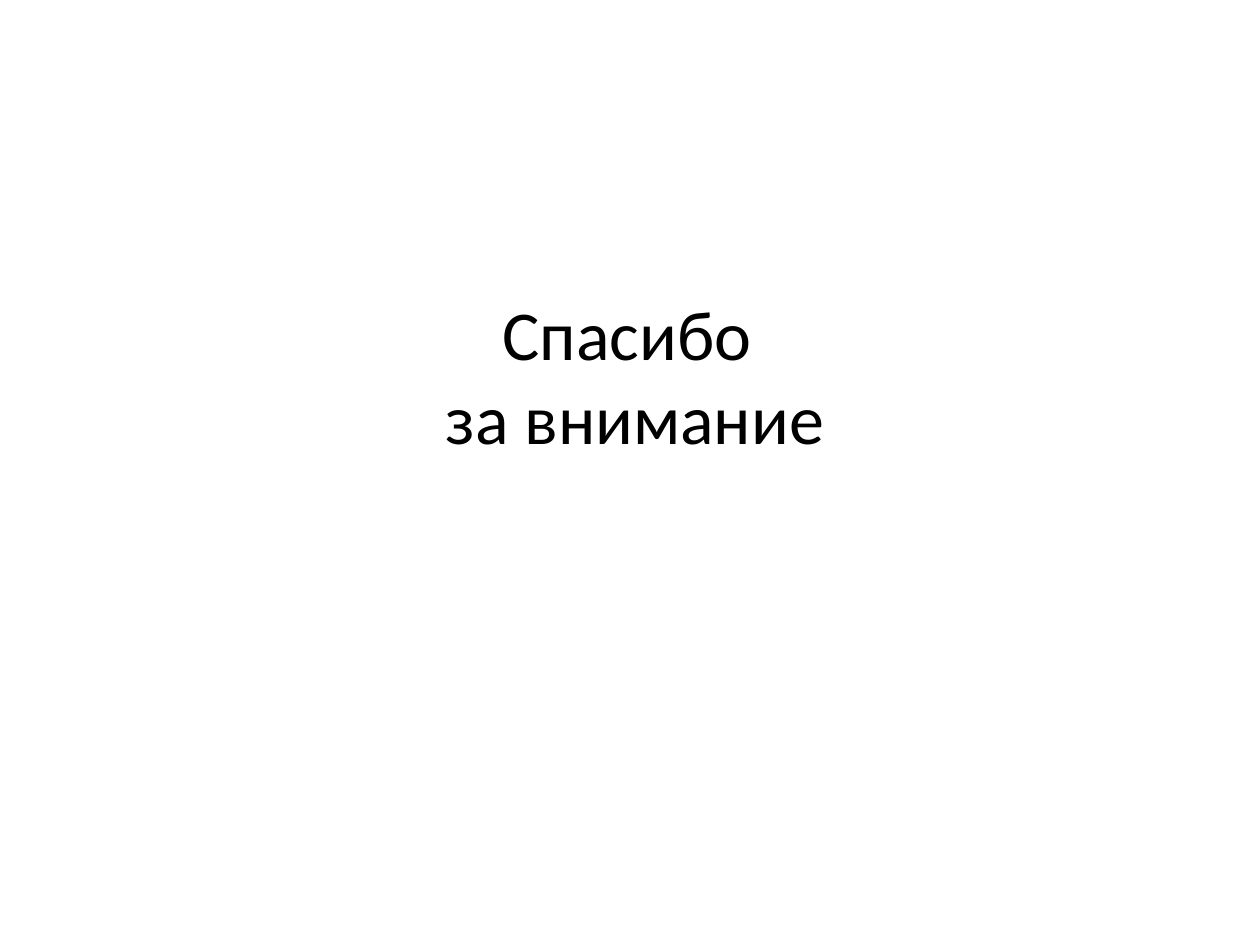
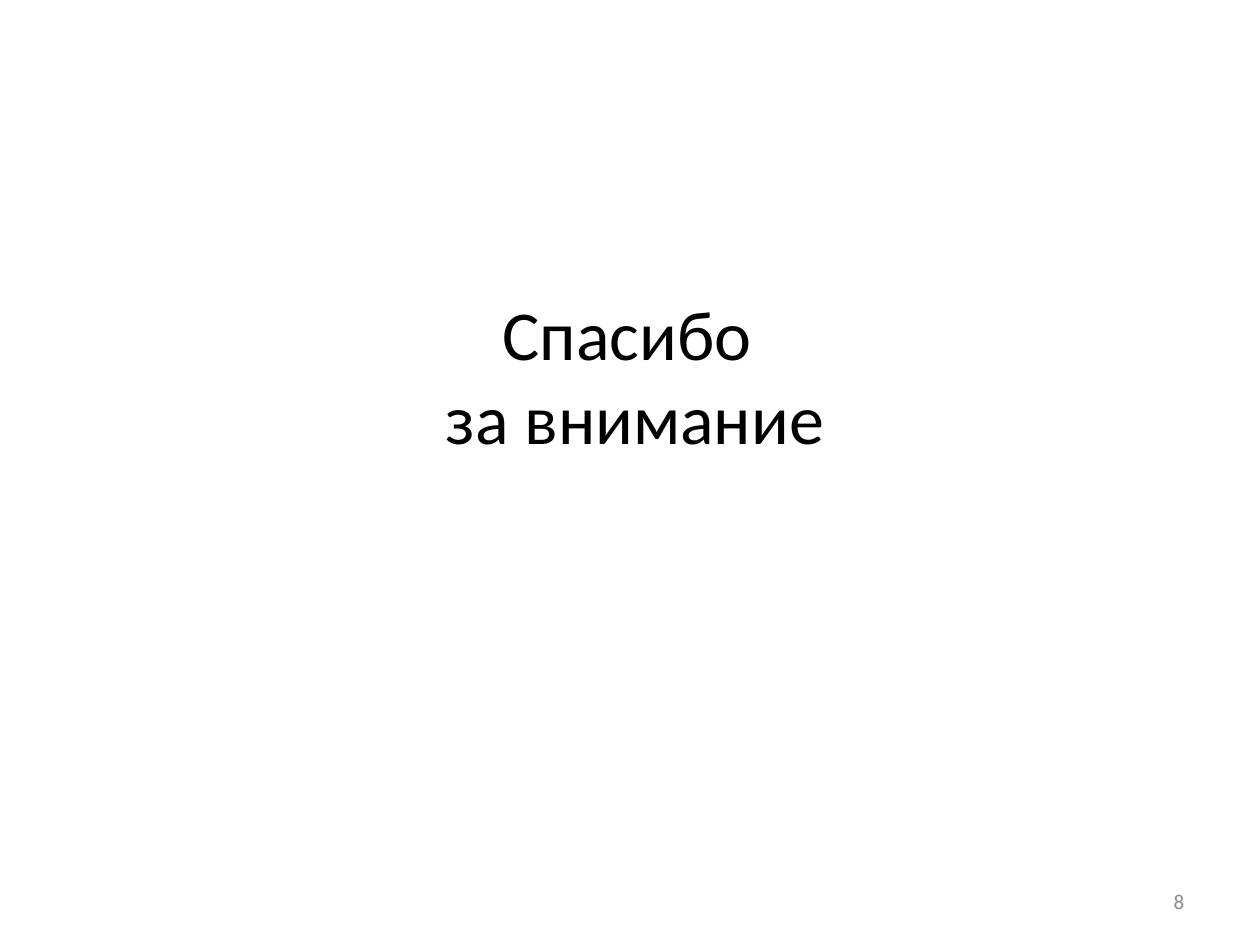
Before and after one commit to ilionsd/explanatory_note, a slide deck: slide 8 of Диплом.Презентация.pptx (slide 3 before the commit). Drawn at 1260x945 pixels with LibreOffice and Linux fonts; fonts in the diff are those of the drawing. Boxes give left, top, right and bottom in pixels: in the first picture for what was removed or moved away, otherwise in the second. Text is boxed around its words. In the diff, an @@ line names an element or a change of style, - is before the commit and + after.

```diff
--- a/Диплом.Презентация.pptx
+++ b/Диплом.Презентация.pptx
@@ page number added at bbox=[1174, 895, 1185, 909], 12 pt, text #8C8C8C @@
+8
```
Also in this commit, not shown: 1 other slide changed, 6 slides added, 1 slide removed.
